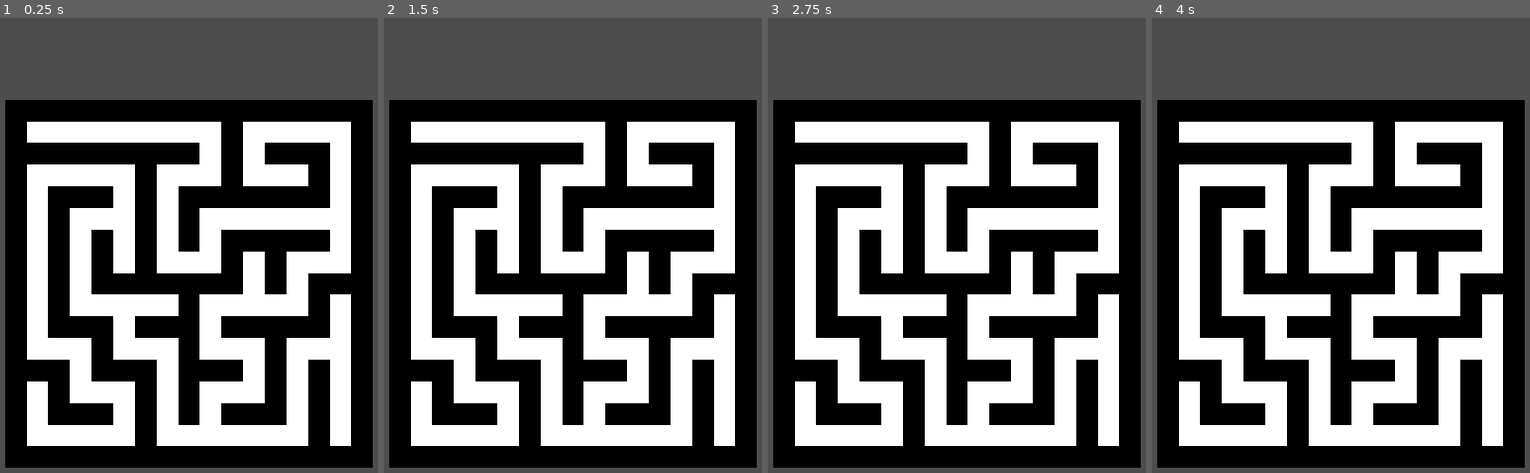
Above: before the commit, frames 1-4 (left to right).
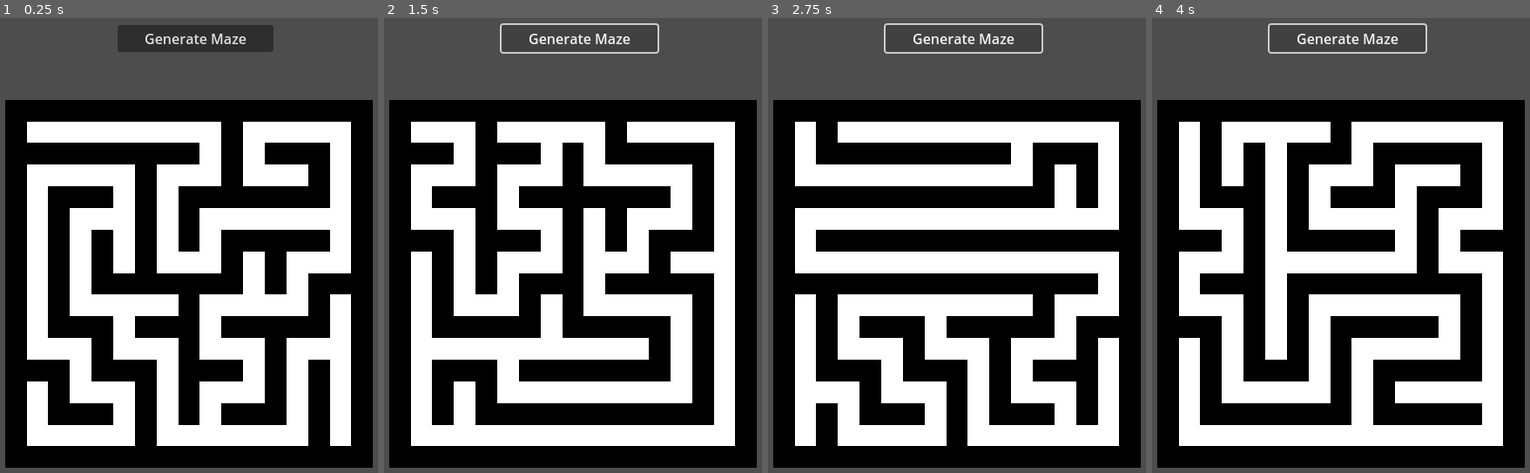
Above: after the commit, the same moments.

Repository: Jacob-Armstrong/Maze-Project
Game: Godot game, scene res://MainScene.tscn
The game is run twice, just before and just after one commit, with the same random seed, the same clock (stepped at 60 frames per second) and the same inputs.
Inputs (mouse positions are in pixels of both pictures, inside the frame that each line leads up to):
- Up to frame 1 (0.25 s): no input
- Up to frame 2 (1.5 s): click (580, 40) at 0.5 s, where only the run after the commit has a clickable "Generate Maze"; click (580, 40) at 1.25 s, where only the run after the commit has a clickable "Generate Maze"
- Up to frame 3 (2.75 s): click (964, 40) at 2 s, where only the run after the commit has a clickable "Generate Maze"
- Up to frame 4 (4 s): tap Enter at 2.75 s; tap Space at 3.5 s

The runs differ from the first frame. In frame 1, 2.4% of the frame differs, in the area x 31-73%, y 1-8%; in frame 2, 14%; in frame 3, 18%, in the area x 7-93%, y 1-95%; in frame 4, 15%.

Commit message:
Initial commit

Diff:
--- a/MainScene.gd
+++ b/MainScene.gd
@@ -15,8 +15,8 @@
 func _on_generate_maze_button_pressed():
 	mazeButton.disabled = true
 	var newMaze = maze.instantiate()
-	var oldMaze = maze.get_children()
-	for child in oldMaze:
+	var mazeNodes = $Maze.get_children()
+	for child in mazeNodes:
 		if child is TileMap:
 			child.queue_free()
 	add_child(newMaze)
--- a/MainScene.tscn
+++ b/MainScene.tscn
@@ -9,7 +9,6 @@
 [node name="Maze" parent="." instance=ExtResource("2_d6yoh")]
 
 [node name="CanvasLayer" type="CanvasLayer" parent="."]
-follow_viewport_enabled = true
 
 [node name="UI" type="Control" parent="CanvasLayer"]
 layout_mode = 3
@@ -19,10 +18,10 @@
 
 [node name="GenerateMazeButton" type="Button" parent="CanvasLayer/UI"]
 layout_mode = 0
-offset_left = 1543.0
-offset_top = -389.0
-offset_right = 2008.0
-offset_bottom = -170.0
+offset_left = 238.0
+offset_top = 23.0
+offset_right = 417.0
+offset_bottom = 54.0
 text = "Generate Maze
 "
 
